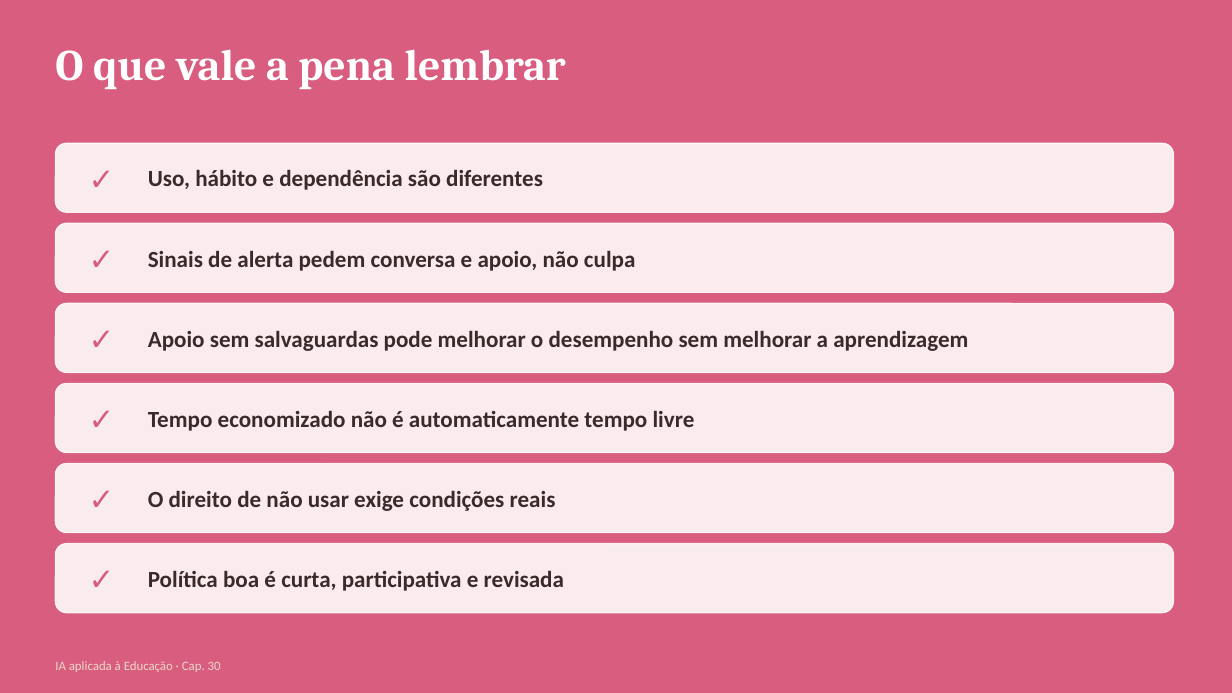
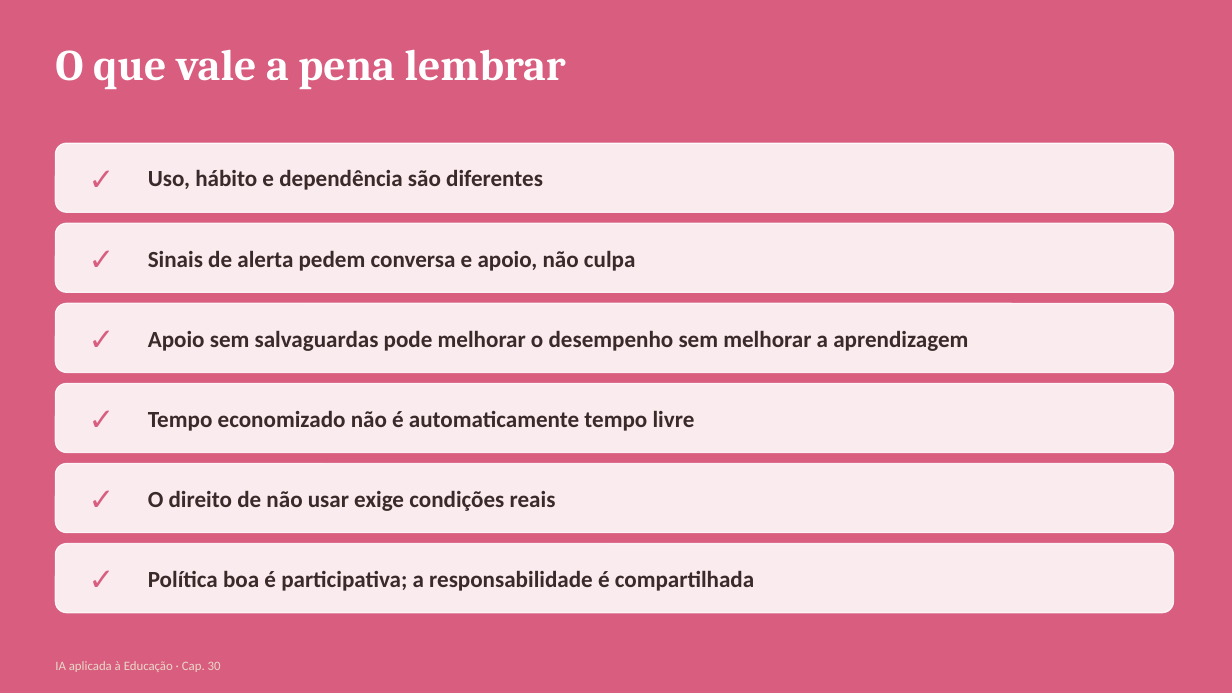
Before and after one commit to arakenmedeiros/claude, a slide deck: slide 24 of livro_ia_educacao/saida/pptx/Cap30_slides.pptx (slide 23 before the commit). Drawn at 1232x693 pixels with LibreOffice and Linux fonts; fonts in the diff are those of the drawing. Boxes give left, top, right and bottom in pixels: in the first picture for what was removed or moved away, otherwise in the second. Text is boxed around its words. In the diff, an @@ line names an element or a change of style, - is before the commit and + after.

```diff
--- a/livro_ia_educacao/saida/pptx/Cap30_slides.pptx
+++ b/livro_ia_educacao/saida/pptx/Cap30_slides.pptx
@@ text at (148, 570, 754, 591): text changed @@
-Política boa é curta, participativa e revisada
+Política boa é participativa; a responsabilidade é compartilhada
```
Also in this commit, not shown: 1 slide added, 12 other files.
